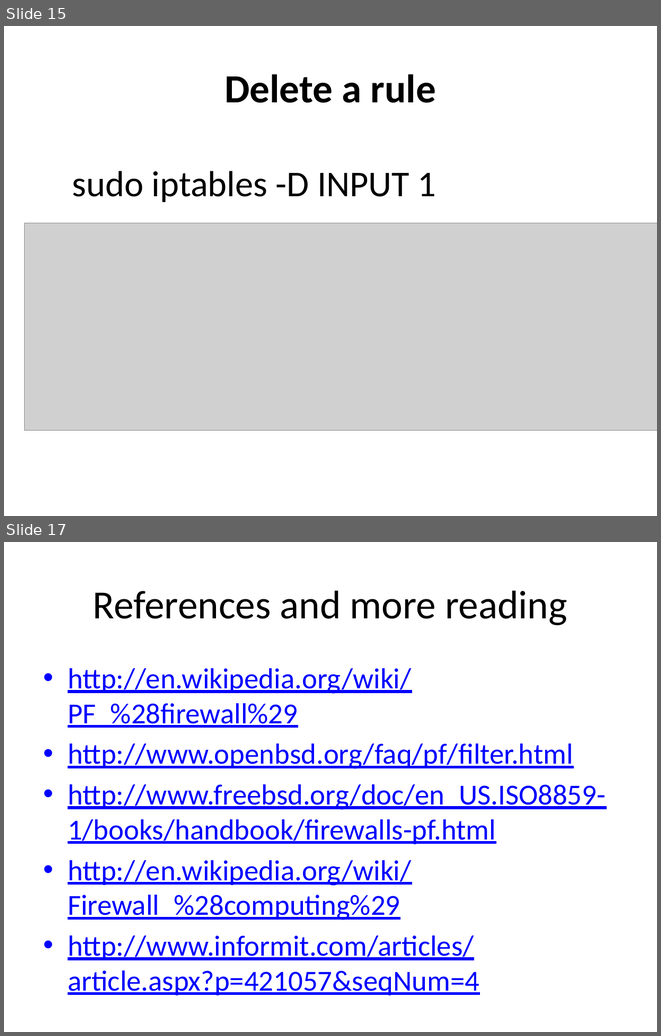
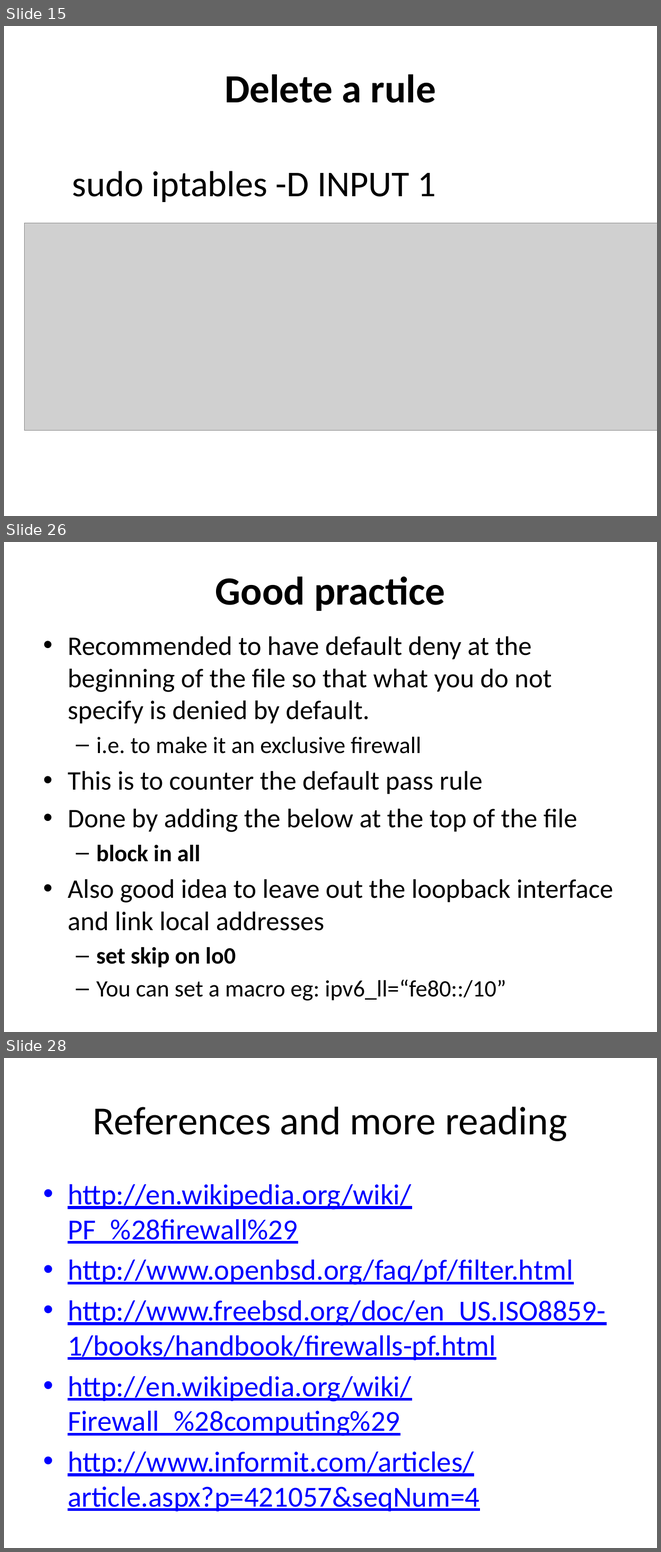
Before and after one commit to afnog/sse, a slide deck: firewalls/Firewalls_2019.pptx. Shown one above the other, each under a label of ours: slides 15 and 17 before the commit, slides 15, 26 and 28 after it; the slides between them are not shown. The pictures are 661x1036 and 661x1552 pixels, drawn with LibreOffice and Linux fonts; fonts in the diff are those of the drawing; grey boxes stand for pictures. Boxes give left, top, right and bottom in pixels: in the first picture for what was removed or moved away, otherwise in the second. Text is boxed around its words. In the diff, an @@ line names an element or a change of style, - is before the commit and + after.

Commit message:
firewall updates

```diff
--- a/firewalls/Firewalls_2019.pptx
+++ b/firewalls/Firewalls_2019.pptx
@@ slide 26 added at [4,542,657,1032], background #FFFFFF @@
@@ title added at [215,576,445,611], 44 pt, text #000000, bold @@
+Good practice
@@ text added at [68,636,613,1000], 29.6 pt, text #000000 @@
+• Recommended to have default deny at the beginning of the file so that what you do not specify is denied by default.
+  – i.e. to make it an exclusive firewall
+• This is to counter the default pass rule
+• Done by adding the below at the top of the file
+  – block in all
+• Also good idea to leave out the loopback interface and link local addresses
+  – set skip on lo0
+  – You can set a macro eg: ipv6_ll=“fe80::/10”
@@ what was slide 17 is now slide 28 @@
```
Also in this commit, not shown: 3 slides changed, 10 other slides added, 3 other files.
